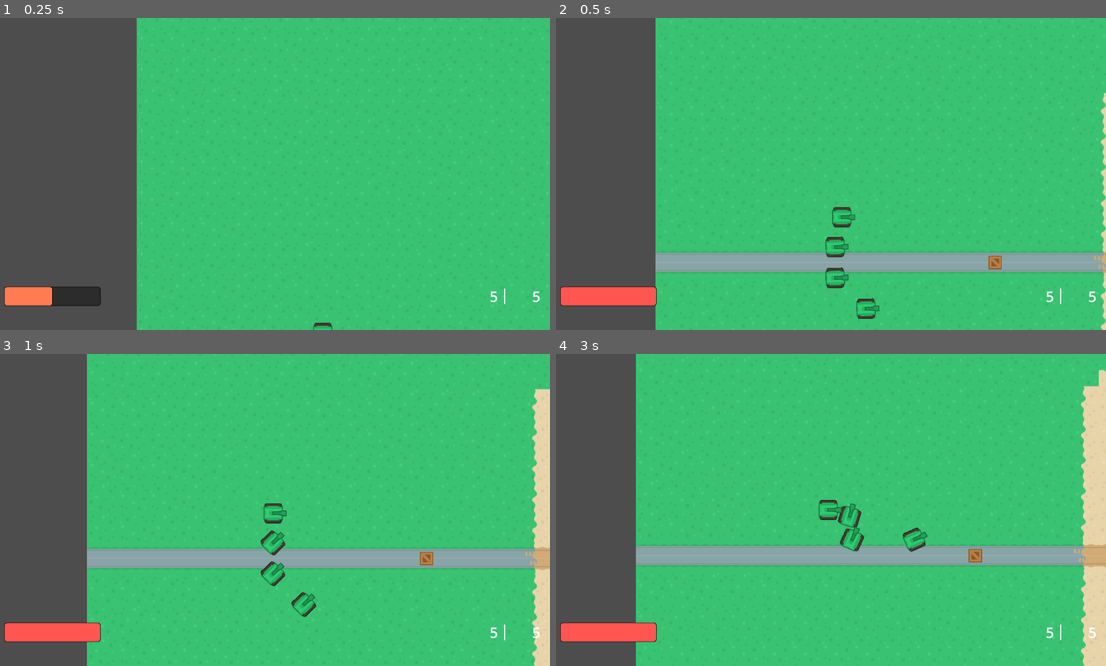
Above: before the commit, frames 1-4 (two rows, left to right).
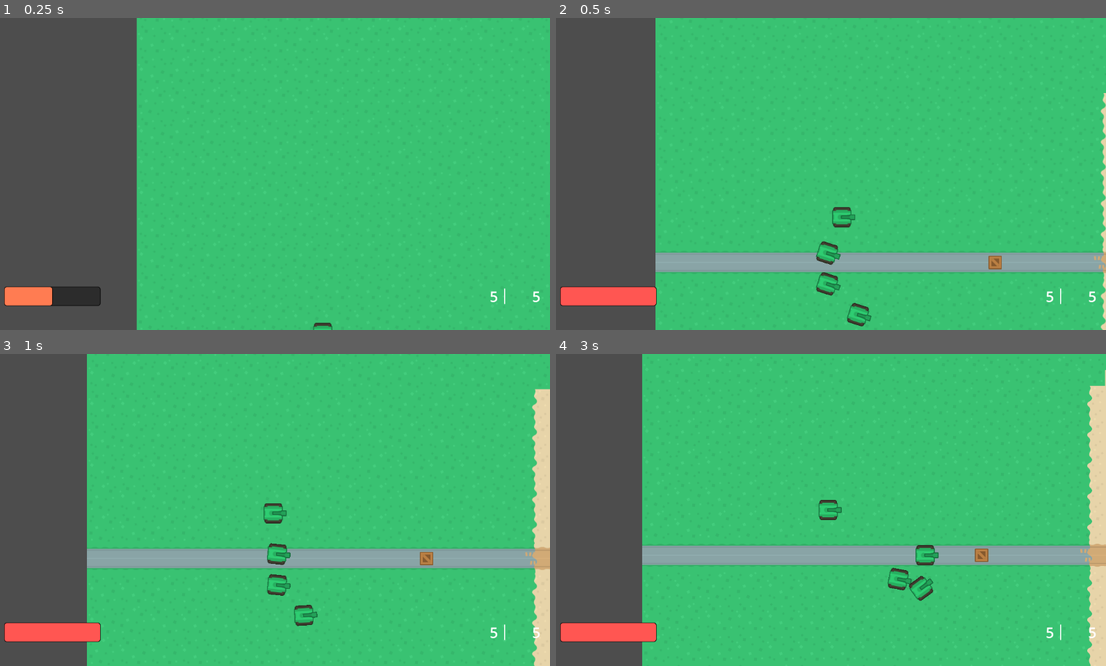
Above: after the commit, the same moments.

Repository: BrianMosbeux/Steel_Storm
Game: Godot game, scene res://scenes/main.tscn
The game is run twice, just before and just after one commit, with the same random seed, the same clock (stepped at 60 frames per second) and the same inputs.
Inputs:
- Up to frame 1 (0.25 s): no input
- Up to frame 2 (0.5 s): no input
- Up to frame 3 (1 s): no input
- Up to frame 4 (3 s): no input

Frame 1 is identical in both runs. In frame 2, 0.8% of the frame differs, in the area x 47-59%, y 69-99%; in frame 3, 0.8%; in frame 4, 3.7%, in the area x 14-100%, y 0-100%.

Commit message:
Play with get_new_path() function and try to get path finding to work

Diff:
--- a/scenes/capturable_base.tscn
+++ b/scenes/capturable_base.tscn
@@ -5,7 +5,7 @@
 [ext_resource type="PackedScene" uid="uid://hcjwhwueve55" path="res://scenes/team.tscn" id="2_11ckw"]
 
 [sub_resource type="CircleShape2D" id="CircleShape2D_itfk7"]
-radius = 100.0
+radius = 150.0
 
 [node name="CapturableBase" type="Area2D"]
 script = ExtResource("1_5c301")
--- a/scripts/ai.gd
+++ b/scripts/ai.gd
@@ -71,8 +71,11 @@
 		State.ADVANCE:
 			var path = path_finding.get_new_path(global_position, next_base)
 			if path.size() > 1:
+				#var direction = npc.global_position.direction_to(path[1])
+				#npc.velocity = direction * npc.speed
+				#npc.move_and_slide()
 				var angle_to_path_1: float = (path[1] - npc.global_position).angle()
-				npc.rotation = rotate_toward(npc.global_rotation, angle_to_path_1, 2 * delta)
+				npc.rotation = rotate_toward(npc.rotation, angle_to_path_1, 2 * delta)
 				if angle_to_path_1 == npc.rotation:
 					npc.velocity = Vector2(npc.speed, 0.0).rotated(angle_to_path_1)
 					npc.move_and_slide()
--- a/scripts/main.gd
+++ b/scripts/main.gd
@@ -5,7 +5,7 @@
 @onready var ally_map_ai = $AllyMapAI
 @onready var enemy_map_ai = $EnemyMapAI
 @onready var bullet_manager = $BulletManager
-@onready var player = $Player
+@onready var player: Player
 @onready var path_finding = $PathFinding
 @onready var tile_map = $TileMap
 
--- a/scripts/map_ai.gd
+++ b/scripts/map_ai.gd
@@ -17,7 +17,7 @@
 var capturable_bases: Array = []
 var respawn_points: Array = []
 var next_spawn_to_use: int = 0
-var player_instance: CharacterBody2D
+var player_instance: Player
 var path_finding: PathFinding
 
 @onready var team = $Team
@@ -47,7 +47,7 @@
 	var next_base = get_next_capturable_base()
 	if next_base:
 		target_base = next_base
-		assign_next_capturable_base_to_units(target_base)
+		assign_next_capturable_base_to_units(next_base)
 
 func get_next_capturable_base():
 	var list_of_bases: Array
--- a/scripts/pathfinding.gd
+++ b/scripts/pathfinding.gd
@@ -3,12 +3,14 @@
 
 var tile_map: TileMap
 var astar_grid = AStarGrid2D.new()
+var half_cell_size: Vector2
 
 
 func create_astar_grid_2d(tile_map: TileMap):
 	self.tile_map = tile_map
 	astar_grid.region = tile_map.get_used_rect()
 	astar_grid.cell_size = tile_map.tile_set.tile_size
+	half_cell_size = astar_grid.cell_size / 2
 	astar_grid.update()
 
 	#var region_size = astar_grid.region.size
@@ -20,10 +22,20 @@
 func get_new_path(start_pos: Vector2, end_pos: Vector2):
 	var start_tile = tile_map.local_to_map(start_pos)
 	var end_tile = tile_map.local_to_map(end_pos)
-	var path_to_take = astar_grid.get_point_path(
+	var id_path = astar_grid.get_id_path(start_tile, end_tile)
+	#print(id_path)
+
+	var path_map = astar_grid.get_id_path(
 		start_tile,
 		end_tile
 	)
-	if path_to_take.is_empty():
-		print("no path found")
-	return path_to_take
+
+	var path_world = []
+	for point in path_map:
+		var point_world = tile_map.map_to_local(point)
+		path_world.append(point_world)
+
+	if path_world.size() < 1:
+		print("no path")
+
+	return path_world
Not shown, added: scenes/ene3421.tmp
